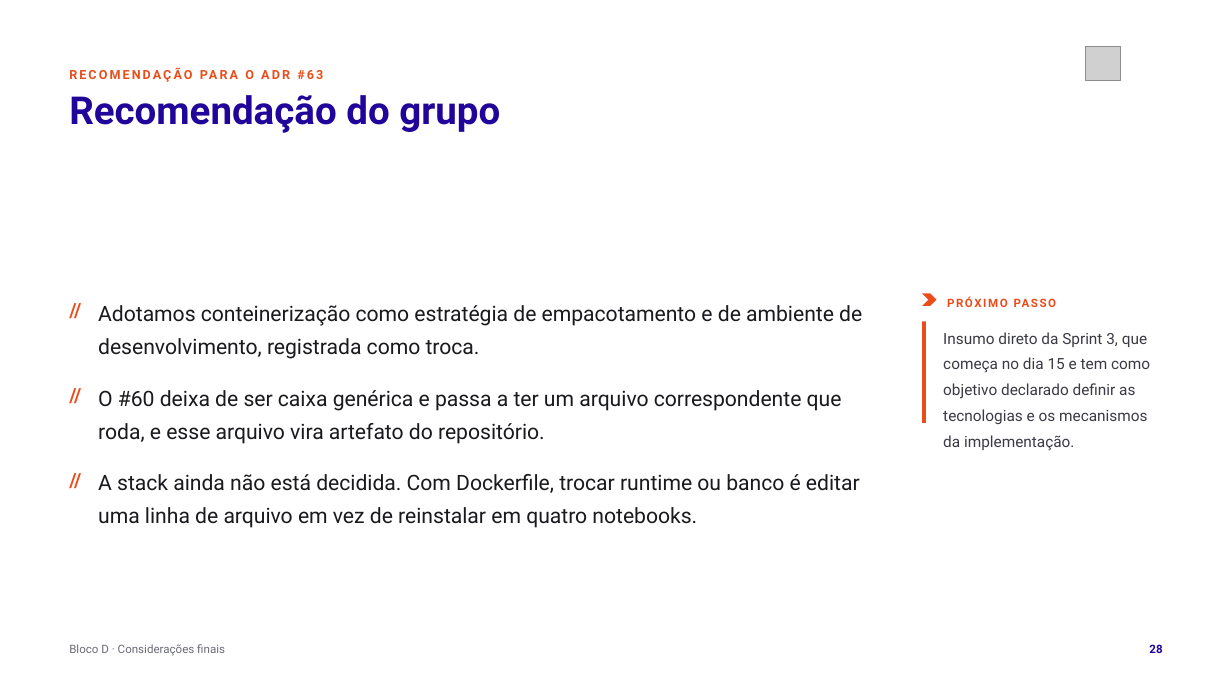
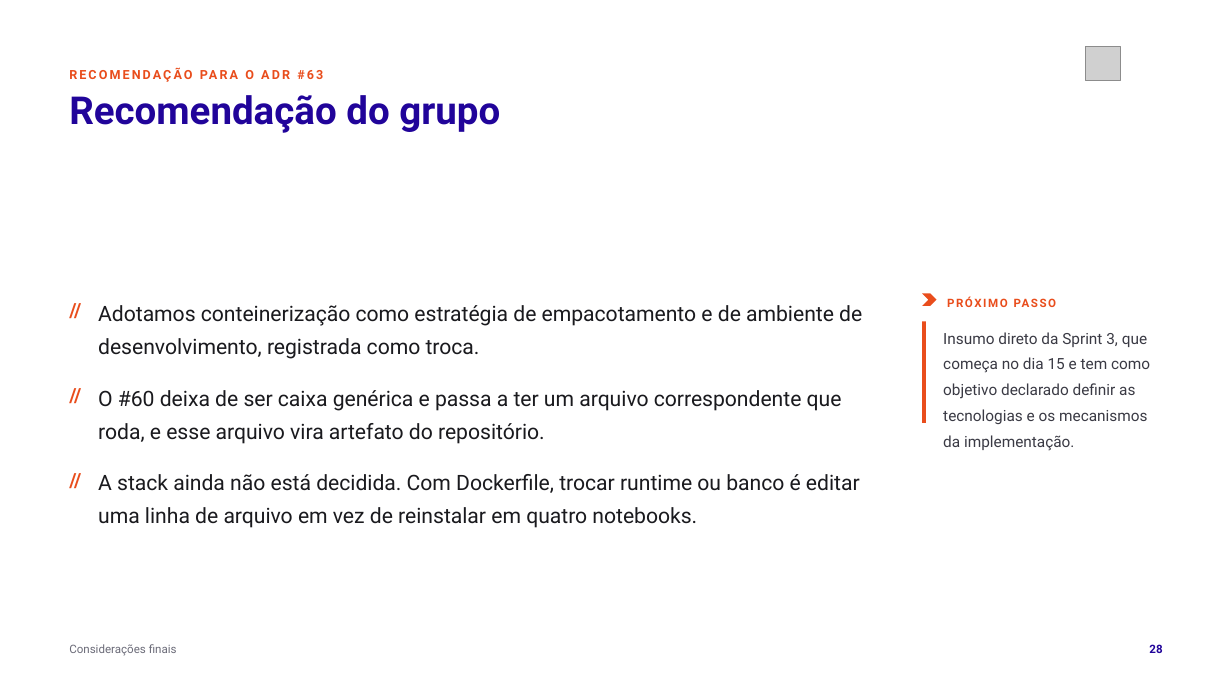
Before and after one commit to tcpassos/invite-app, a slide deck: slide 28 of trabalhos/T1-Docker-Invite-People.pptx. Drawn at 1232x693 pixels with LibreOffice and Linux fonts; fonts in the diff are those of the drawing; grey boxes stand for pictures. Boxes give left, top, right and bottom in pixels: in the first picture for what was removed or moved away, otherwise in the second. Text is boxed around its words. In the diff, an @@ line names an element or a change of style, - is before the commit and + after.

```diff
--- a/trabalhos/T1-Docker-Invite-People.pptx
+++ b/trabalhos/T1-Docker-Invite-People.pptx
@@ text at <box>69,644,177,656</box>: text changed @@
-Bloco D · Considerações finais
+Considerações finais
```
Also in this commit, not shown: 29 other slides changed, 33 other files.
